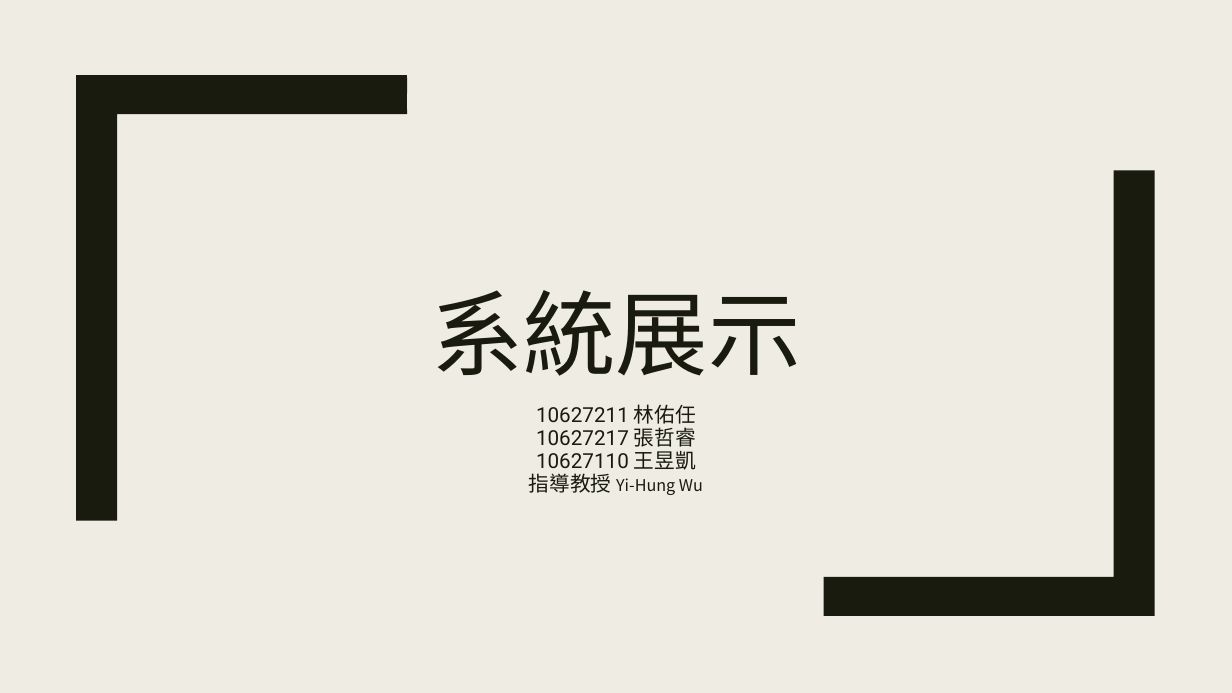
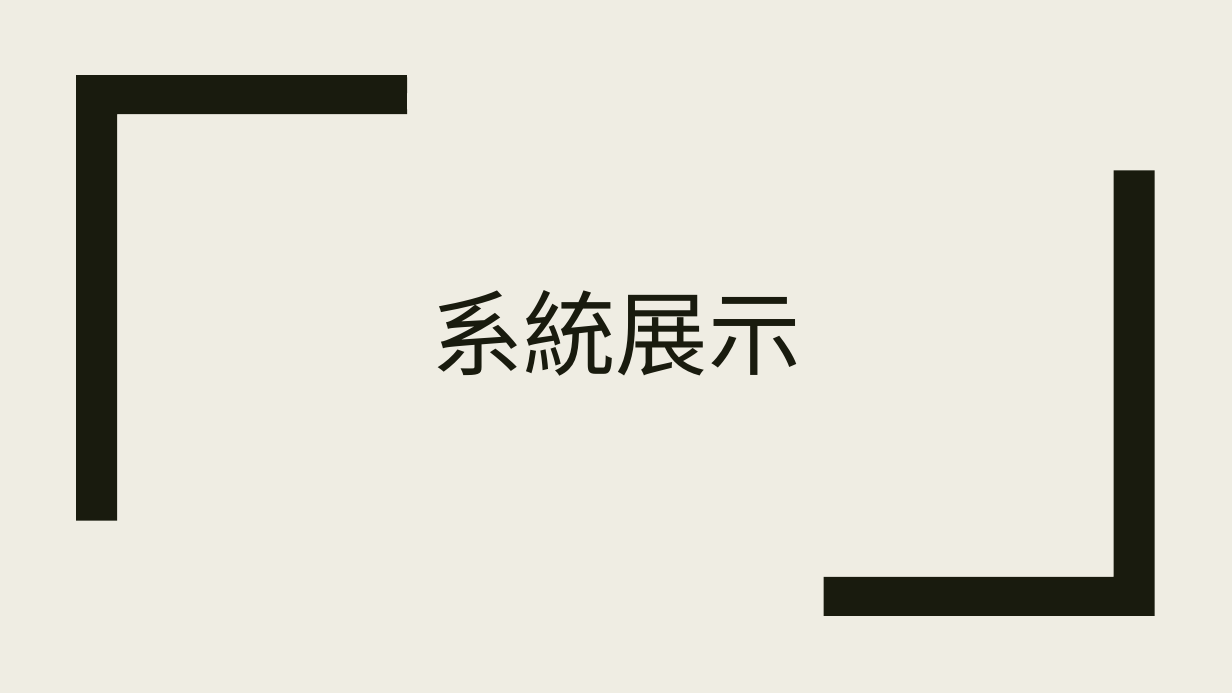
Before and after one commit to johnson7543/Team4-Project, a slide deck: slide 17 of 簡報.pptx. Drawn at 1232x693 pixels with LibreOffice and Linux fonts; fonts in the diff are those of the drawing. Boxes give left, top, right and bottom in pixels: in the first picture for what was removed or moved away, otherwise in the second. Text is boxed around its words. In the diff, an @@ line names an element or a change of style, - is before the commit and + after.

```diff
--- a/簡報.pptx
+++ b/簡報.pptx
@@ subtitle removed at (x1=529, y1=404, x2=703, y2=495) @@
-10627211 林佑任
-10627217 張哲睿
-10627110 王昱凱
-指導教授 Yi-Hung Wu
```
Also in this commit, not shown: 2 other slides changed.
